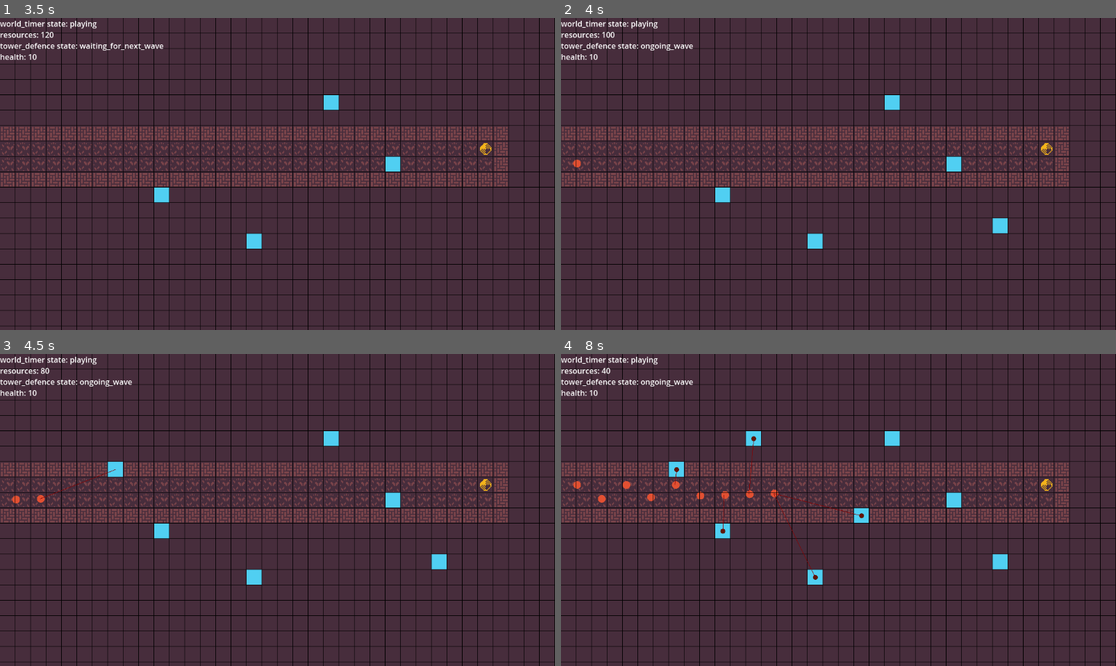
Above: before the commit, frames 1-4 (two rows, left to right).
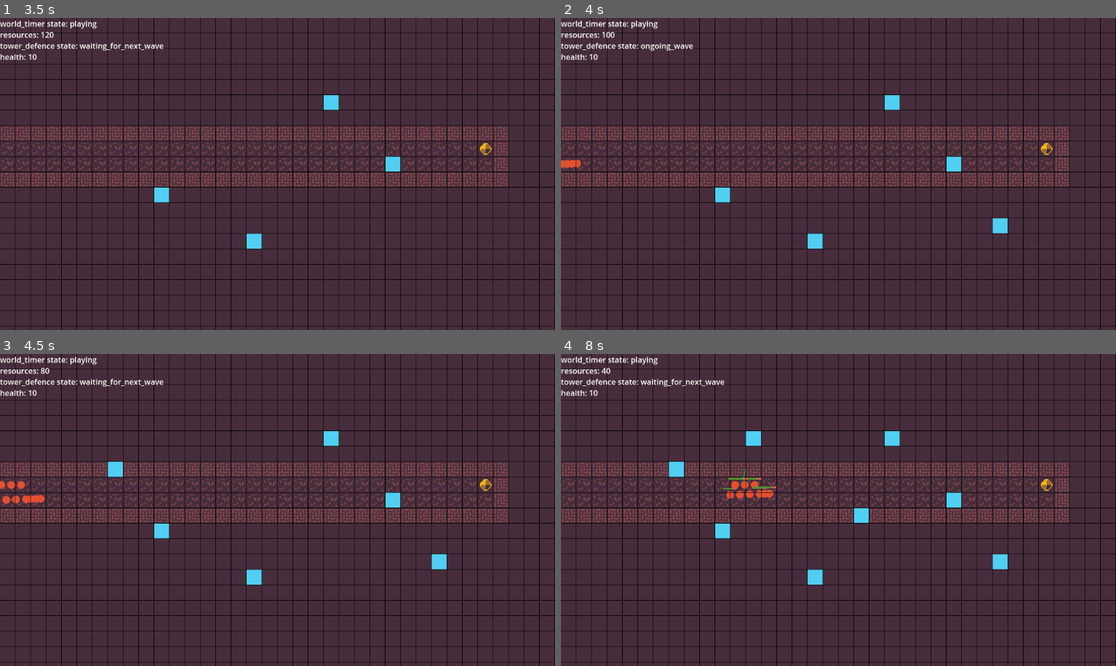
Above: after the commit, the same moments.

Repository: JeppeLindberg/Factory_tower_defence
Game: Godot game, scene res://scenes/main_scene.tscn
Same seed, same stepped clock (60 frames per second), same inputs: the game is played once before the commit and once after it.
Inputs (mouse positions are in pixels of both pictures, inside the frame that each line leads up to):
- Up to frame 1 (3.5 s): tap Enter at 0.5, 2 s; move the mouse to (399, 158) at 0.52 s; click (399, 158) at 0.67 s; tap Space (pause_play) at 1.25, 2.75 s; move the mouse to (166, 189) at 1.27 s; click (166, 189) at 1.42 s; move the mouse to (333, 105) at 2.02 s; click (333, 105) at 2.17 s; move the mouse to (249, 236) at 2.77 s; click (249, 236) at 2.92 s
- Up to frame 2 (4 s): tap Enter at 3.5 s; move the mouse to (1005, 220) at 3.52 s; click (1005, 220) at 3.67 s
- Up to frame 3 (4.5 s): move the mouse to (111, 463) at 4.27 s; click (111, 463) at 4.42 s
- Up to frame 4 (8 s): move the mouse to (866, 510) at 5.02 s; click (866, 510) at 5.17 s; move the mouse to (755, 432) at 5.77 s; click (755, 432) at 5.92 s; move the mouse to (960, 494) at 6.52 s; click (960, 494) at 6.67 s; move the mouse to (727, 525) at 7.27 s; click (727, 525) at 7.42 s

Frame 1 is identical in both runs. In frame 2, less than 0.1% of the frame differs, in the area x 0-3%, y 41-49%; in frame 3, 0.4%; in frame 4, 0.9%, in the area x 2-55%, y 8-73%.

Commit message:
Progress

Diff:
--- a/prefabs/basic_bullet.tscn
+++ b/prefabs/basic_bullet.tscn
@@ -4,11 +4,11 @@
 [ext_resource type="Script" path="res://scripts/bullet.gd" id="1_y2xhi"]
 
 [sub_resource type="CircleShape2D" id="CircleShape2D_uhkbn"]
-radius = 5.38516
+radius = 5.09902
 
 [node name="basic_bullet" type="Area2D"]
 script = ExtResource("1_y2xhi")
-speed = 10000.0
+speed = 2000.0
 damage = 1.0
 
 [node name="sprite" type="Sprite2D" parent="."]
@@ -18,5 +18,3 @@
 
 [node name="collider" type="CollisionShape2D" parent="."]
 shape = SubResource("CircleShape2D_uhkbn")
-
-[connection signal="area_entered" from="." to="." method="_on_area_entered"]
--- a/prefabs/enemies/basic_enemy.tscn
+++ b/prefabs/enemies/basic_enemy.tscn
@@ -1,8 +1,9 @@
-[gd_scene load_steps=6 format=3 uid="uid://bpqmsjtte7wyu"]
+[gd_scene load_steps=7 format=3 uid="uid://bpqmsjtte7wyu"]
 
 [ext_resource type="Texture2D" uid="uid://dc54td07xf7xq" path="res://sprites/basic_round.png" id="1_46olt"]
 [ext_resource type="Script" path="res://scripts/enemy_generic.gd" id="1_qwvou"]
 [ext_resource type="Script" path="res://scripts/library/activate_on_ready.gd" id="1_xqeqw"]
+[ext_resource type="Texture2D" uid="uid://b7wkdvsj6gqy8" path="res://sprites/basic.png" id="2_11qsd"]
 [ext_resource type="Script" path="res://scripts/enemies/basic_enemy.gd" id="3_he42f"]
 
 [sub_resource type="CircleShape2D" id="CircleShape2D_uf2u8"]
@@ -10,6 +11,27 @@
 
 [node name="basic_enemy" type="Node2D"]
 script = ExtResource("1_xqeqw")
+
+[node name="health_bar" type="Node2D" parent="."]
+visible = false
+z_index = 2
+position = Vector2(0, -13)
+scale = Vector2(2, 1.5)
+
+[node name="scalar" type="Node2D" parent="health_bar"]
+position = Vector2(-7.3, 0)
+
+[node name="green_bar" type="Sprite2D" parent="health_bar/scalar"]
+modulate = Color(0.321569, 0.556863, 0.184314, 1)
+position = Vector2(7.3, 0)
+scale = Vector2(0.45, 0.08)
+texture = ExtResource("2_11qsd")
+
+[node name="red_bar" type="Sprite2D" parent="health_bar"]
+modulate = Color(0.843137, 0.360784, 0.34902, 1)
+z_index = -2
+scale = Vector2(0.45, 0.08)
+texture = ExtResource("2_11qsd")
 
 [node name="enemy_generic" type="Node2D" parent="."]
 script = ExtResource("1_qwvou")
--- a/scripts/buildings/generic_tower.gd
+++ b/scripts/buildings/generic_tower.gd
@@ -38,7 +38,7 @@
 		_next_shot_time = _world_timer.seconds()
 
 	elif _target != null:
-		_debug.add_draw_line(_bullet_emitter.global_position, _target.global_position)
+		# _debug.add_draw_line(_bullet_emitter.global_position, _target.global_position)
 
 		if _world_timer.seconds() >= _next_shot_time:
 			var charge_time = _world_timer.seconds() - _next_shot_time
--- a/scripts/bullet.gd
+++ b/scripts/bullet.gd
@@ -1,15 +1,23 @@
 extends Area2D
 
 var _groups := preload("res://scripts/library/groups.gd").new()
+var _scene_paths := preload("res://scripts/library/scene_paths.gd").new()
 
 @export var speed: float
 @export var damage: float
 
+var _collider
+var _debug
+
+var _next_position
 var _direction
 
 
 func initialize(initial_pos, target_node, charge_time):
+	_collider = get_node("collider")
+	_debug = get_node(_scene_paths.DEBUG)
 	global_position = initial_pos
+	_next_position = initial_pos
 	_direction = (target_node.global_position - global_position)
 	_direction = _direction / _direction.length()
 	_progress_time(charge_time)
@@ -17,10 +25,33 @@
 func _process(delta):
 	_progress_time(delta)
 
+# Move the next_position along the path of the planned movement. Handle movement in the physics processor
 func _progress_time(time):
-	var next_pos = global_position + _direction * time * speed
-	var cast = ShapeCast2D.new()
+	_next_position = _next_position + _direction * time * speed
 
-func _on_area_entered(area: Area2D):
-	if area.get_parent().is_in_group(_groups.ENEMY):
-		print("enemy_hit")
+# Move the bullet, and collide with enemies using a shapecast
+func _physics_process(_delta):
+	var space_state = get_world_2d().get_direct_space_state()
+	var query = PhysicsShapeQueryParameters2D.new()
+	query.set_shape(_collider.shape)
+	query.collide_with_areas = true
+	query.transform = Transform2D(0, global_position)
+	query.motion = _next_position - global_position
+	query.collision_mask = 1
+	_debug.add_draw_line(global_position, global_position+query.motion, Color.GREEN)
+
+	global_position = _next_position
+
+	var result = space_state.intersect_shape(query)
+	if len(result) != 0:
+		for res in result:
+			var node = res.collider.get_parent()
+			if node.is_in_group(_groups.ENEMY):
+				collide_with_enemy(node)
+				return
+
+# Collide with an enemy, and handle all the following results
+func collide_with_enemy(enemy_node):
+	var enemy_generic = enemy_node.get_node("enemy_generic")
+	enemy_generic.take_damage(damage)
+	queue_free()
--- a/scripts/enemy_generic.gd
+++ b/scripts/enemy_generic.gd
@@ -12,7 +12,11 @@
 var _behaviour_nodes
 var _spawn_node
 var _target_node
+var _health_bar
+var _health_scalar
 
+var _max_health = 3
+var _health = 3
 var _spawn_time
 
 func activate():
@@ -23,6 +27,8 @@
 	_tower_defence = get_node(_scene_paths.TOWER_DEFENCE)
 	_terrain = get_node(_scene_paths.TERRAIN)
 	_behaviour_nodes = _terrain.get_node("behaviour_nodes")
+	_health_bar = _root_node.get_node("health_bar")
+	_health_scalar = _health_bar.get_node("scalar")
 
 	_root_node.add_to_group(_groups.ENEMY)
 
@@ -55,5 +61,15 @@
 		_tower_defence.take_damage()
 		die()
 
+# Take damage from a tower's bullet
+func take_damage(damage):
+	_health -= damage
+
+	_health_bar.visible = _health != _max_health
+	_health_scalar.scale = Vector2(_health/_max_health, 1)
+
+	if _health <= 0:
+		die()
+
 func die():
 	_root_node.queue_free()
--- a/scripts/tower_defence.gd
+++ b/scripts/tower_defence.gd
@@ -43,7 +43,7 @@
 				_next_event_timer += 10.0
 				change_state(_tower_defence_states.WAITING_FOR_NEXT_WAVE)
 			else:
-				_next_event_timer += 0.5
+				_next_event_timer += 0.1
 
 # Change the state of the tower defence part of the game
 func change_state(new_state):
